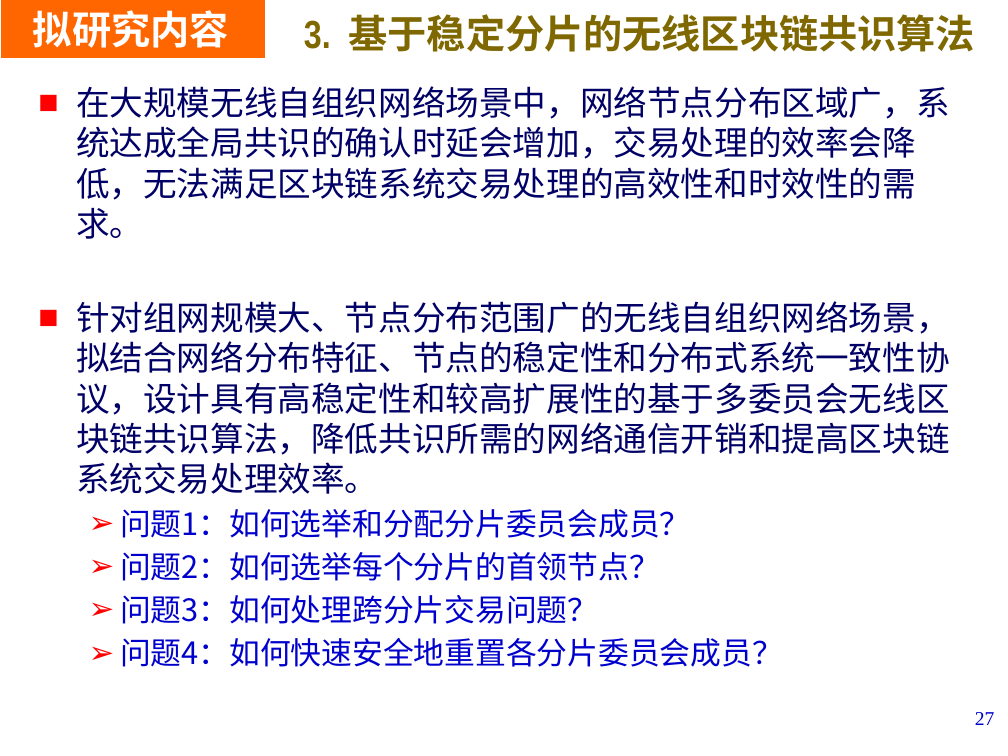
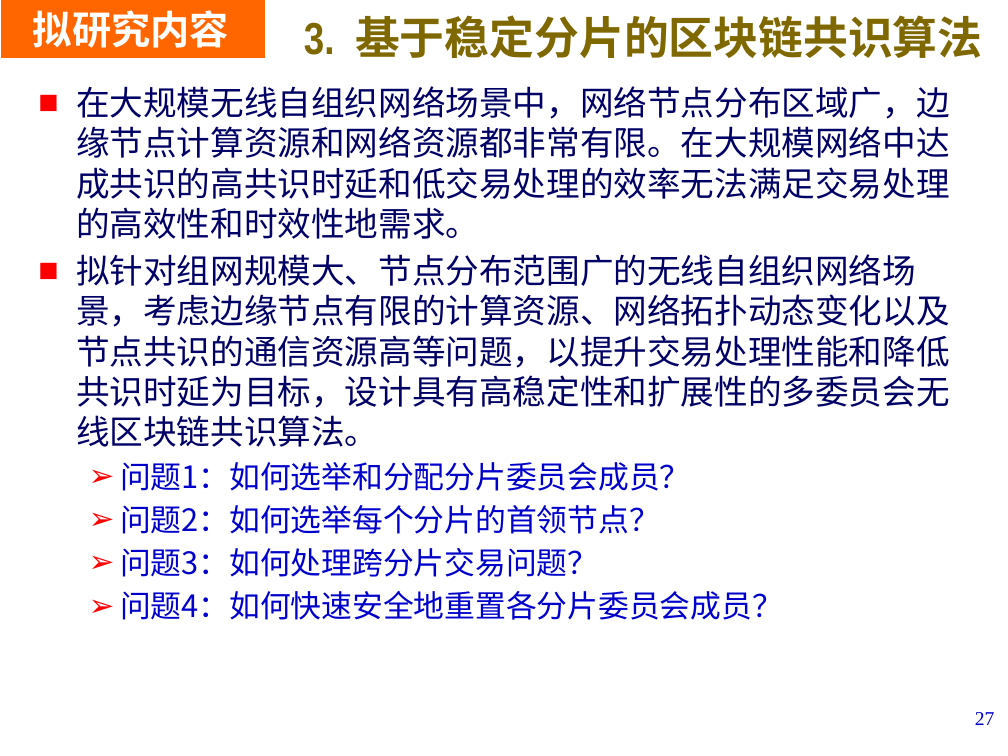
Before and after one commit to LiZhang2021/Blockchain, a slide deck: slide 27 of Doc/PHD_Papers/Thesis_Proposal/开题V2.pptx. Drawn at 1008x756 pixels with LibreOffice and Linux fonts; fonts in the diff are those of the drawing; background and template pictures are left out. Boxes give left, top, right and bottom in pixels: in the first picture for what was removed or moved away, otherwise in the second. Text is boxed around its words. In the diff, an @@ line names an element or a change of style, - is before the commit and + after.

```diff
--- a/Doc/PHD_Papers/Thesis_Proposal/开题V2.pptx
+++ b/Doc/PHD_Papers/Thesis_Proposal/开题V2.pptx
@@ text at <box>304,15,982,58</box>: text changed; size 28 to 32 pt @@
-3. 基于稳定分片的无线区块链共识算法
+3. 基于稳定分片的区块链共识算法
@@ text at <box>76,86,950,447</box>: text changed @@
-■ 在大规模无线自组织网络场景中，网络节点分布区域广，系统达成全局共识的确认时延会增加，交易处理的效率会降低，无法满足区块链系统交易处理的高效性和时效性的需求。
-■ 针对组网规模大、节点分布范围广的无线自组织网络场景，拟结合网络分布特征、节点的稳定性和分布式系统一致性协议，设计具有高稳定性和较高扩展性的基于多委员会无线区块链共识算法，降低共识所需的网络通信开销和提高区块链系统交易处理效率。
+■ 在大规模无线自组织网络场景中，网络节点分布区域广，边缘节点计算资源和网络资源都非常有限。在大规模网络中达成共识的高共识时延和低交易处理的效率无法满足交易处理的高效性和时效性地需求。
+■ 拟针对组网规模大、节点分布范围广的无线自组织网络场景，考虑边缘节点有限的计算资源、网络拓扑动态变化以及节点共识的通信资源高等问题，以提升交易处理性能和降低共识时延为目标，设计具有高稳定性和扩展性的多委员会无线区块链共识算法。
```
Also in this commit, not shown: 8 other slides changed, 5 other files.
